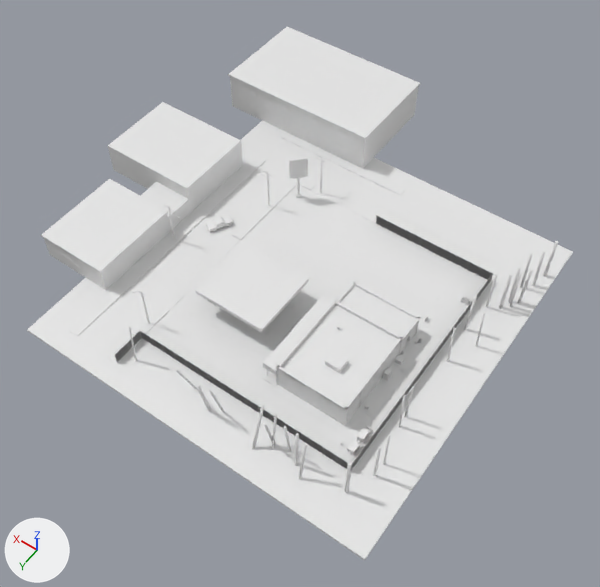
Renders of the Blender file art/block/gas_station.blend from each side of a commit.
Before and after are seen from a camera (50 mm lens) standing at (-23.4, 43.9, 114.9) and looking at (30.2, -31.1, -3.0). Arrows for +X, +Y and +Z are at lower left; the lights stay in place. The first picture is the older version. Materials are left out; every surface is plain grey. Objects named as collision shapes, trigger or cutter boxes, shadow casters or lower levels of detail are left out.

Objects in the first picture: 'backdrop', 'canopy', 'dirt-nocol', 'ground', 'store_shell', 'store_trim-nocol' and 4 more.
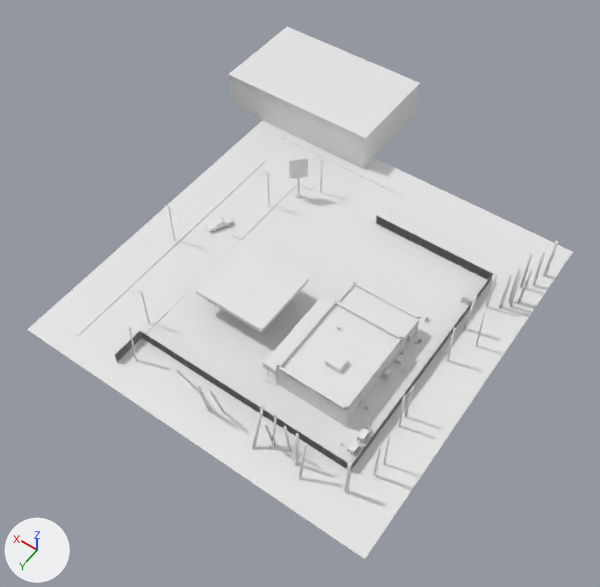
Where the change shows, as pixel boxes (x1, y1, x2, y2) in the pictures (600 x 587 px):
'backdrop', reshaped (49% narrower, 46% shorter)
    before: (41, 27, 420, 290)
    after: (228, 27, 420, 169)
part 1 of me_backdrop, deleted
    before: (43, 214, 170, 290)
part 2 of me_backdrop, deleted
    before: (41, 179, 168, 273)
part 3 of me_backdrop, deleted
    before: (108, 102, 243, 212)
part 4 of me_backdrop, deleted
    before: (140, 182, 191, 231)

What the commit changed:
me_backdrop is used by ob_backdrop; location (0.0, 0.0, 0.0).
me_backdrop had 48 vertices, 36 faces and spanned x 36.8..77.0, y -82.2..-9.8, z 0.0..8.2.
me_backdrop now has 16 vertices, 12 faces and spans x 36.8..70.2, y -82.2..-61.8, z 0.0..8.2.
me_backdrop part 1: the loose piece of 8 vertices spanning x 57.0..71.0, y -27.0..-10.0, z 0.0..5.2 is deleted.
me_backdrop part 2: the loose piece of 8 vertices spanning x 56.8..71.2, y -27.2..-9.8, z 5.2..5.5 is deleted.
me_backdrop part 3: the loose piece of 8 vertices spanning x 57.0..77.0, y -49.0..-33.0, z 0.0..6.4 is deleted.
me_backdrop part 4: the loose piece of 8 vertices spanning x 57.0..65.0, y -33.0..-27.0, z 0.0..3.6 is deleted.
